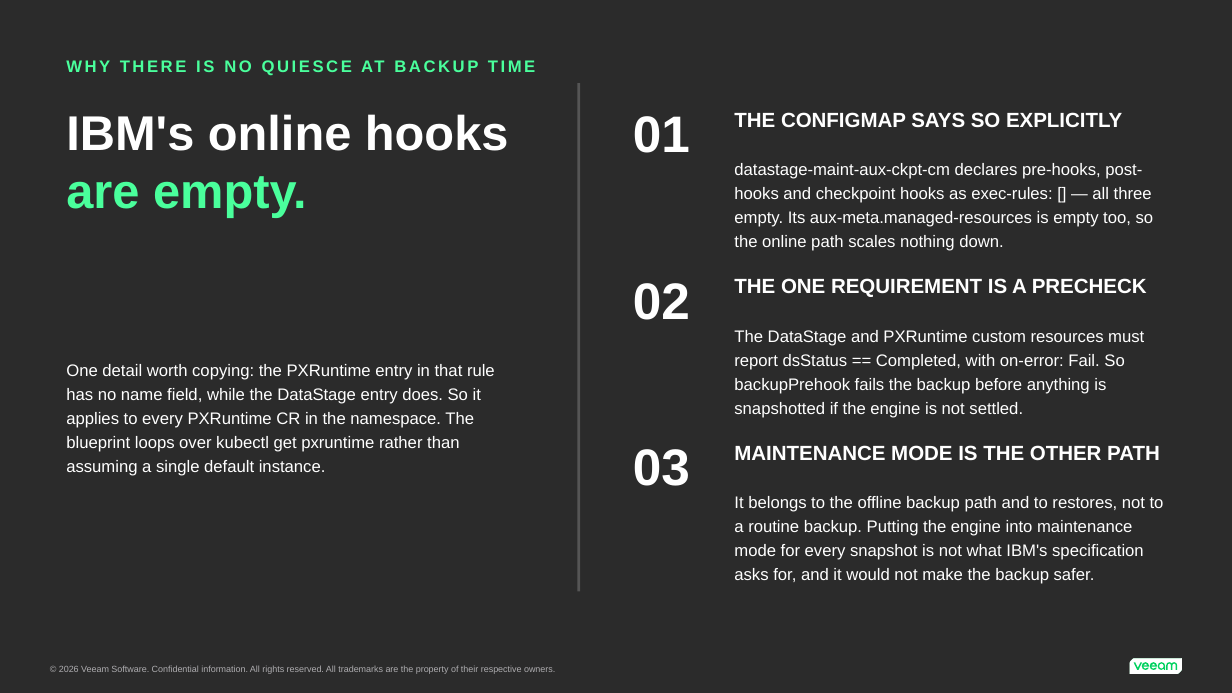
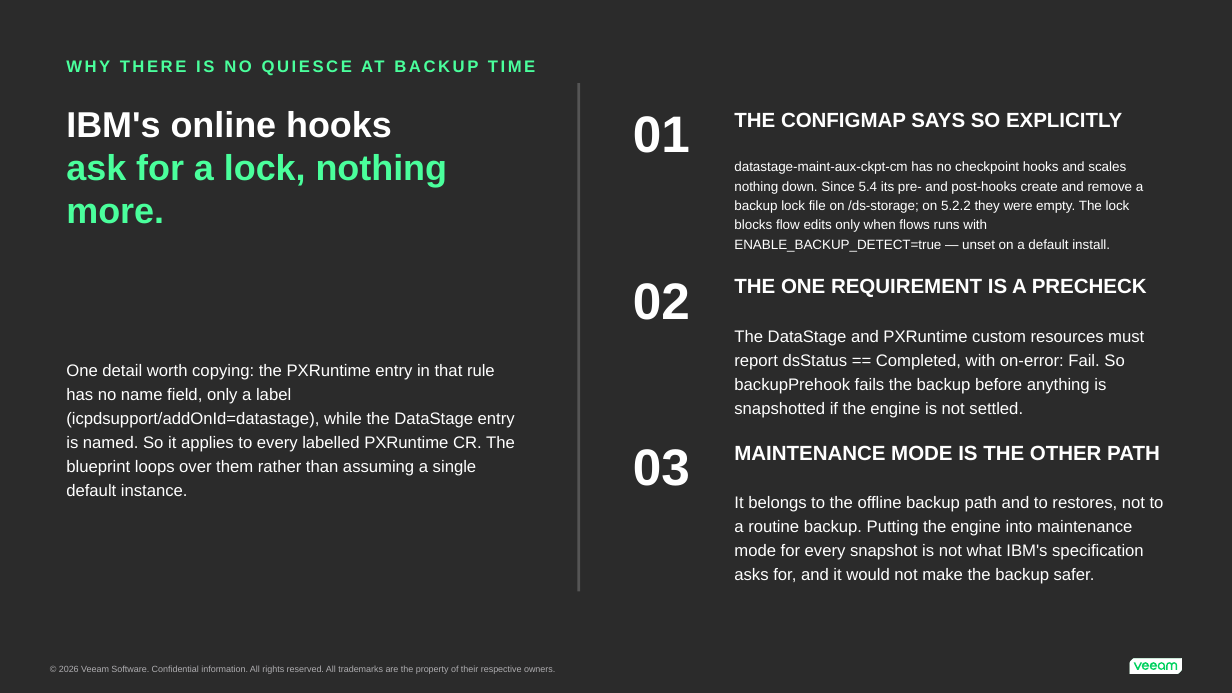
Before and after one commit to kastenhq/blueprint-ai, a slide deck: slide 6 of datastage-example/datastage.pptx. Drawn at 1232x693 pixels with LibreOffice and Linux fonts; fonts in the diff are those of the drawing; background and template pictures are left out; a plain dark background stands for a picture behind light text. Boxes give left, top, right and bottom in pixels: in the first picture for what was removed or moved away, otherwise in the second. Text is boxed around its words. In the diff, an @@ line names an element or a change of style, - is before the commit and + after.

```diff
--- a/datastage-example/datastage.pptx
+++ b/datastage-example/datastage.pptx
@@ text at [66,111,447,224]: text changed; size 38 to 28 pt; text colour #FFFFFF to gradient #4AFF9C to #67FFFE @@
-IBM's online hooks
-are empty.
+IBM's online hooks
+ask for a lock, nothing more.
@@ text at [734,161,1143,252]: text changed; size 13 to 10.5 pt @@
-datastage-maint-aux-ckpt-cm declares pre-hooks, post-hooks and checkpoint hooks as exec-rules: [] — all three empty. Its aux-meta.managed-resources is empty too, so the online path scales nothing down.
+datastage-maint-aux-ckpt-cm has no checkpoint hooks and scales nothing down. Since 5.4 its pre- and post-hooks create and remove a backup lock file on /ds-storage; on 5.2.2 they were empty. The lock blocks flow edits only when flows runs with ENABLE_BACKUP_DETECT=true — unset on a default install.
@@ text at [66,364,515,496]: text changed @@
-One detail worth copying: the PXRuntime entry in that rule has no name field, while the DataStage entry does. So it applies to every PXRuntime CR in the namespace. The blueprint loops over kubectl get pxruntime rather than assuming a single default instance.
+One detail worth copying: the PXRuntime entry in that rule has no name field, only a label (icpdsupport/addOnId=datastage), while the DataStage entry is named. So it applies to every labelled PXRuntime CR. The blueprint loops over them rather than assuming a single default instance.
```
Also in this commit, not shown: 1 other slide changed, 16 other files.
